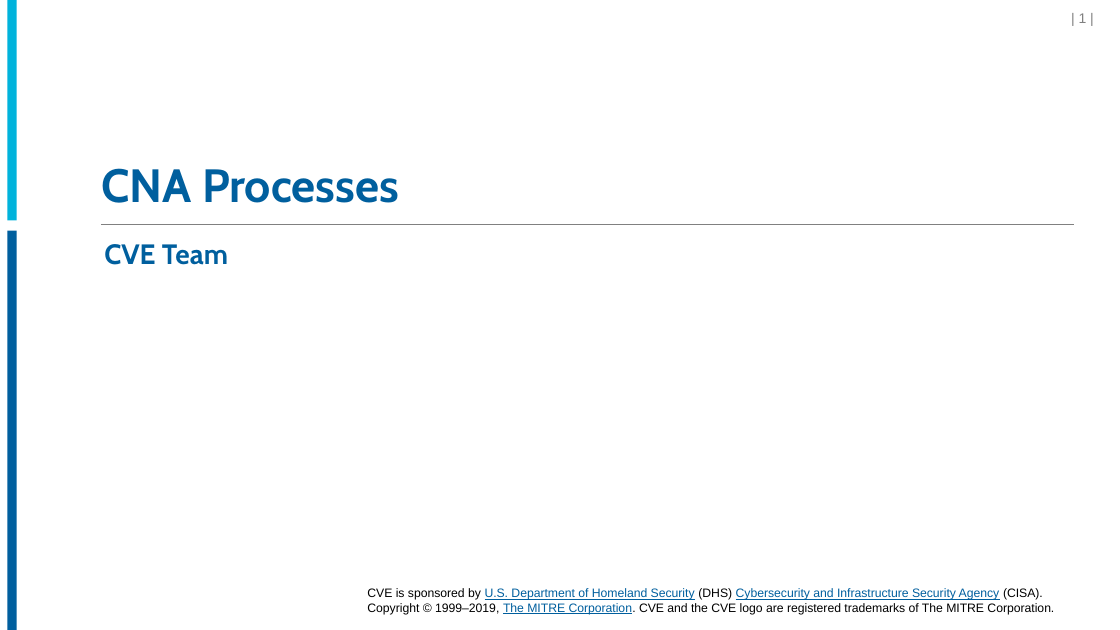
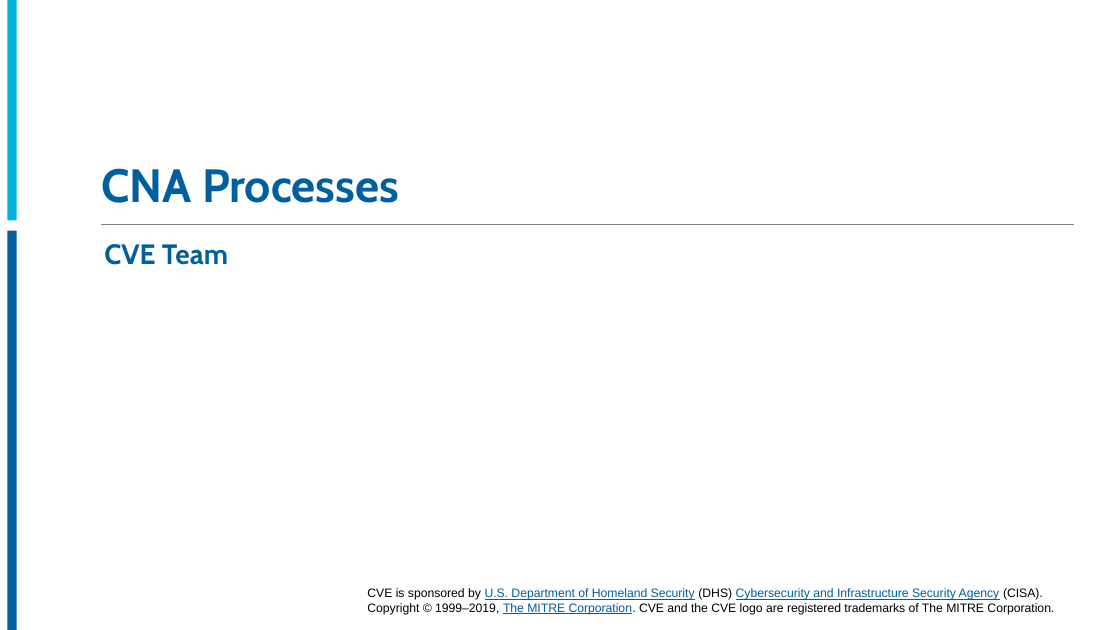
Before and after one commit to CVEProject/cveproject.github.io, a slide deck: slide 1 of docs/cna/CNA_Processes.pptx. Drawn at 1120x630 pixels with LibreOffice and Linux fonts; fonts in the diff are those of the drawing; background and template pictures are left out. Boxes give left, top, right and bottom in pixels: in the first picture for what was removed or moved away, otherwise in the second. Text is boxed around its words. In the diff, an @@ line names an element or a change of style, - is before the commit and + after.

Commit message:
Upload CNA_Processes.pptx
Removed page number from title slide

```diff
--- a/docs/cna/CNA_Processes.pptx
+++ b/docs/cna/CNA_Processes.pptx
@@ page number removed at <box>1079,13,1087,23</box> @@
-| 1 |
```
